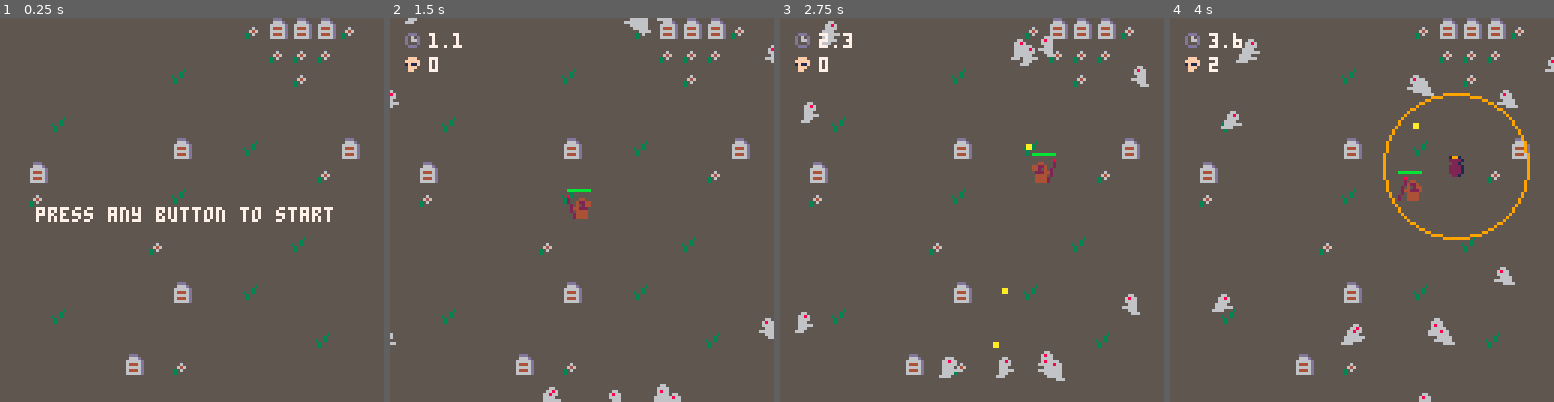
Above: before the commit, frames 1-4 (left to right).
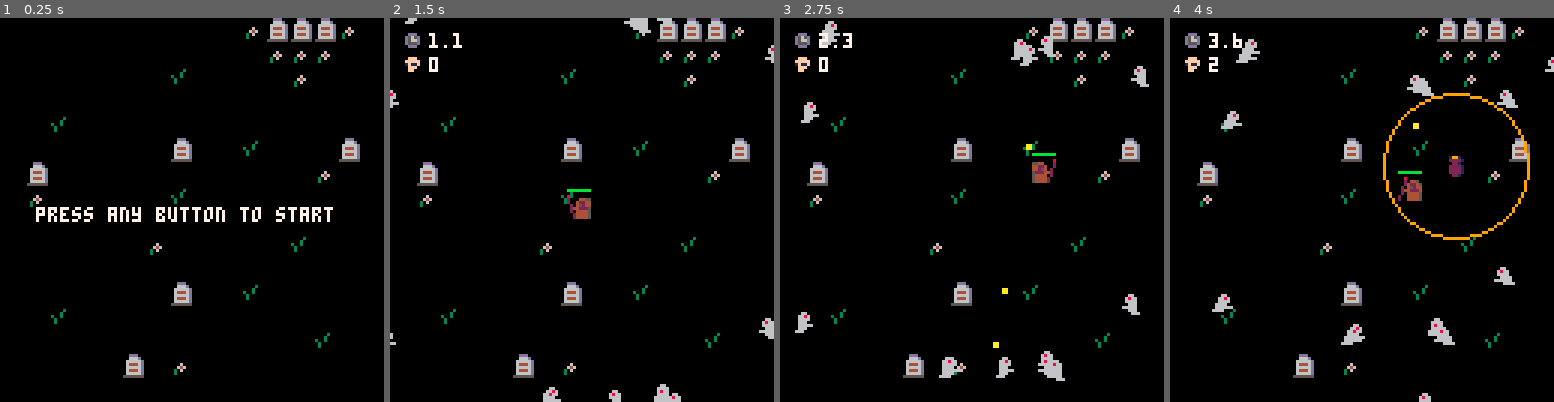
Above: after the commit, the same moments.

Repository: rangzen/armory
Game: PICO-8 cartridge armory.p8
Same seed, same stepped clock (60 frames per second), same inputs: the game is played once before the commit and once after it.
Inputs:
- Up to frame 1 (0.25 s): no input
- Up to frame 2 (1.5 s): tap X (X key) at 0.33, 1.07 s; tap O (Z key) at 0.7 s
- Up to frame 3 (2.75 s): hold Right 1.6-2.1 s; tap O (Z key) at 1.7, 2.1, 2.5 s; tap X (X key) at 1.85 s; hold Up 2.15-2.42 s; hold Right from 2.47 s (still down)
- Up to frame 4 (4 s): tap O (Z key) at 2.9, 3.3, 3.7 s; tap X (X key) at 2.97 s; release Right at 3.03 s; hold Left 3.08-3.58 s; hold Down 3.63-3.97 s

The runs differ from the first frame. In frame 1, 96% of the frame differs, in the area x 0-100%, y 0-100%; in frame 2, 96%; in frame 3, 94%; in frame 4, 94%.

Commit message:
refactor start and gameover

Diff:
--- a/enemies.lua
+++ b/enemies.lua
@@ -47,8 +47,7 @@
       last_damage_time = party_time
       if plr.l <= 0 then
         -- game over
-        _init()
-        can_unpause_at = time() + 2
+        gameover()
       end
     end
 
--- a/main.lua
+++ b/main.lua
@@ -1,15 +1,6 @@
 function _init()
   paused = true
   can_unpause_at = time()
-
-  init_player()
-
-  blts = {}
-  -- bullets
-  mines = {}
-  -- mines
-  enms = {}
-  -- enemies
 end
 
 function _update()
@@ -18,10 +9,7 @@
     -- start the game if any button is pressed
     if time() > can_unpause_at
         and (btnp(0) or btnp(1) or btnp(2) or btnp(3) or btnp(4) or btnp(5)) then
-      party_time = 0
-      last_damage_time = party_time + 3 * 30 -- can't be damaged the first 3 seconds
-      kills = 0
-      paused = false
+      start()
     end
     return
   else
@@ -60,17 +48,19 @@
 end
 
 function _draw()
-  cls(5)
+  cls()
   map(0)
 
   if paused then
-    if time() > can_unpause_at then
-      print("press any button to start", 12, 63, 7)
-    end
     -- already a previous game?
     if party_time != nil and party_time > 0 then
       draw_timer()
       draw_kills()
+      -- draw the player dead
+      spr(3, plr.x-4, plr.y-4)
+    end
+    if time() > can_unpause_at then
+      print("press any button to start", 12, 63, 7)
     end
     return
   end
@@ -95,3 +85,28 @@
     -- print(main_weapons[1].damage, 0, 48, 7)
   end
 end
+
+function start()
+  party_time = 0
+
+  last_damage_time = party_time + 3 * 30
+  -- can't be damaged the first 3 seconds
+  kills = 0
+  init_player()
+  -- bullets
+  blts = {}
+  -- mines
+  mines = {}
+  -- enemies
+  enms = {}
+
+  paused = false
+end
+
+function gameover()
+  paused = true
+
+  sfx(32)
+
+  can_unpause_at = time() + 2
+end
